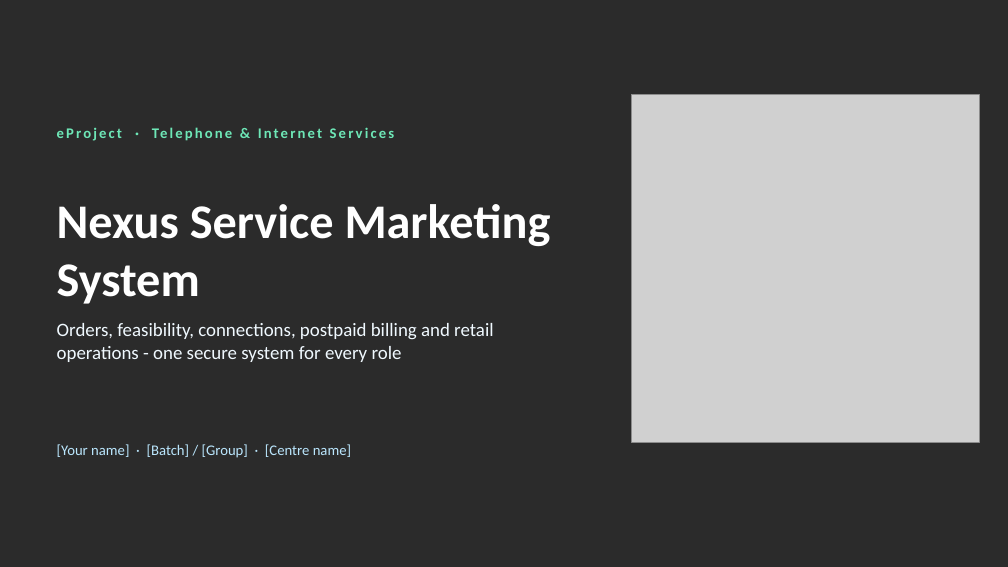
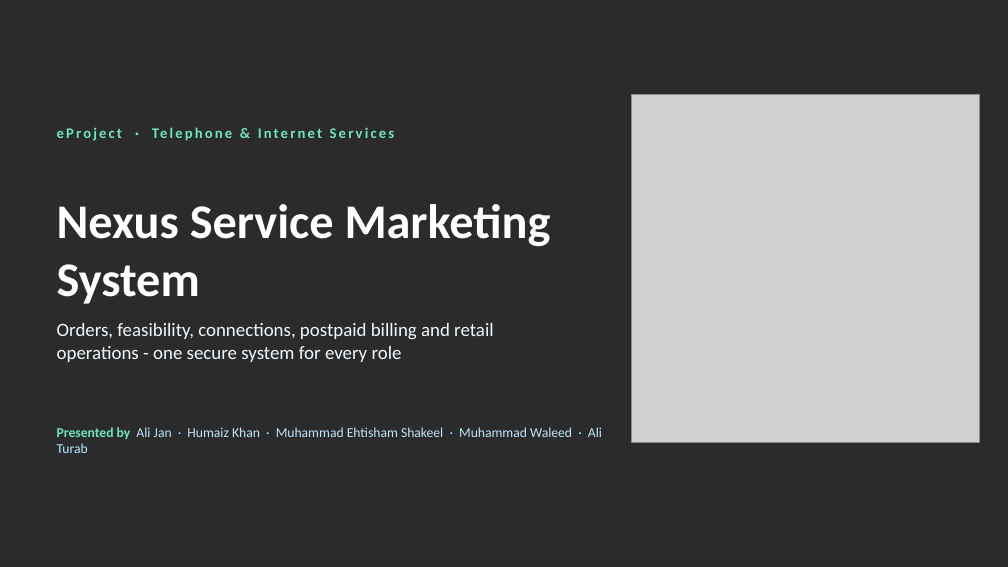
Before and after one commit to humaizkhan363-cmd/e_project, a slide deck: slide 1 of documentation/Nexus_Documentation/Nexus_Presentation_animated.pptx. Drawn at 1008x567 pixels with LibreOffice and Linux fonts; fonts in the diff are those of the drawing; grey boxes stand for pictures; background and template pictures are left out; a plain dark background stands for a picture behind light text. Boxes give left, top, right and bottom in pixels: in the first picture for what was removed or moved away, otherwise in the second. Text is boxed around its words. In the diff, an @@ line names an element or a change of style, - is before the commit and + after.

```diff
--- a/documentation/Nexus_Documentation/Nexus_Presentation_animated.pptx
+++ b/documentation/Nexus_Documentation/Nexus_Presentation_animated.pptx
@@ text at (x1=57, y1=427, x2=602, y2=453): text changed; size 14 to 13 pt @@
-[Your name] · [Batch] / [Group] · [Centre name]
+Presented by Ali Jan · Humaiz Khan · Muhammad Ehtisham Shakeel · Muhammad Waleed · Ali Turab
@@ text "Presented by Ali Jan · ..." at (x1=57, y1=427, x2=602, y2=453): vertical alignment middle to top @@
```
Also in this commit, not shown: 4 other slides changed, 2 slides added, 1 slide removed, 7 other files.
